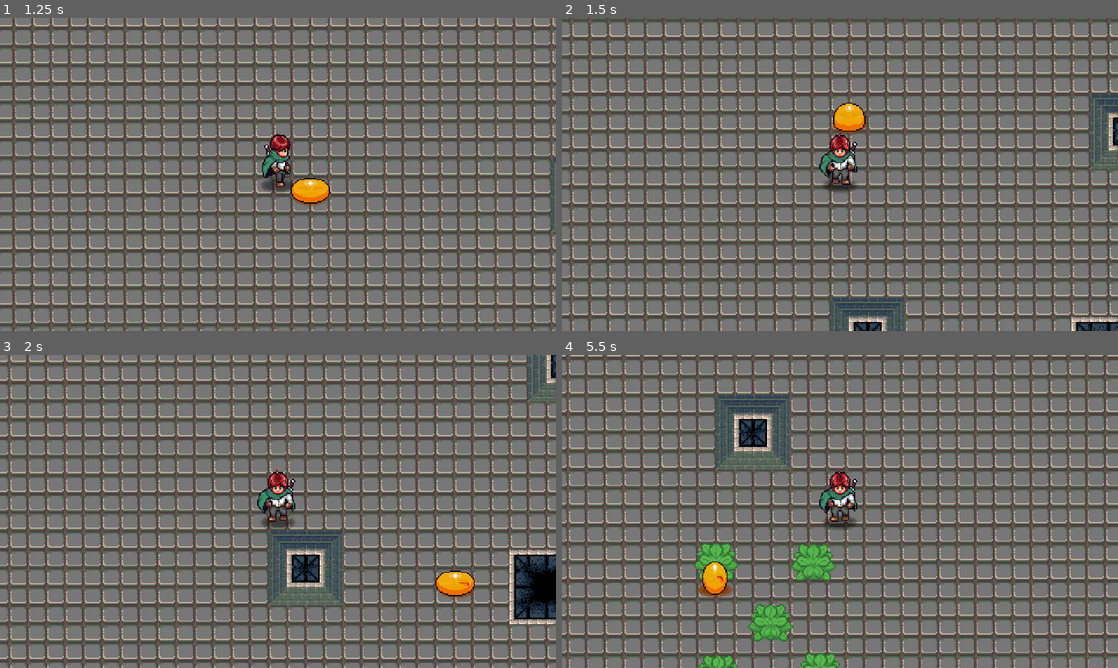
Above: before the commit, frames 1-4 (two rows, left to right).
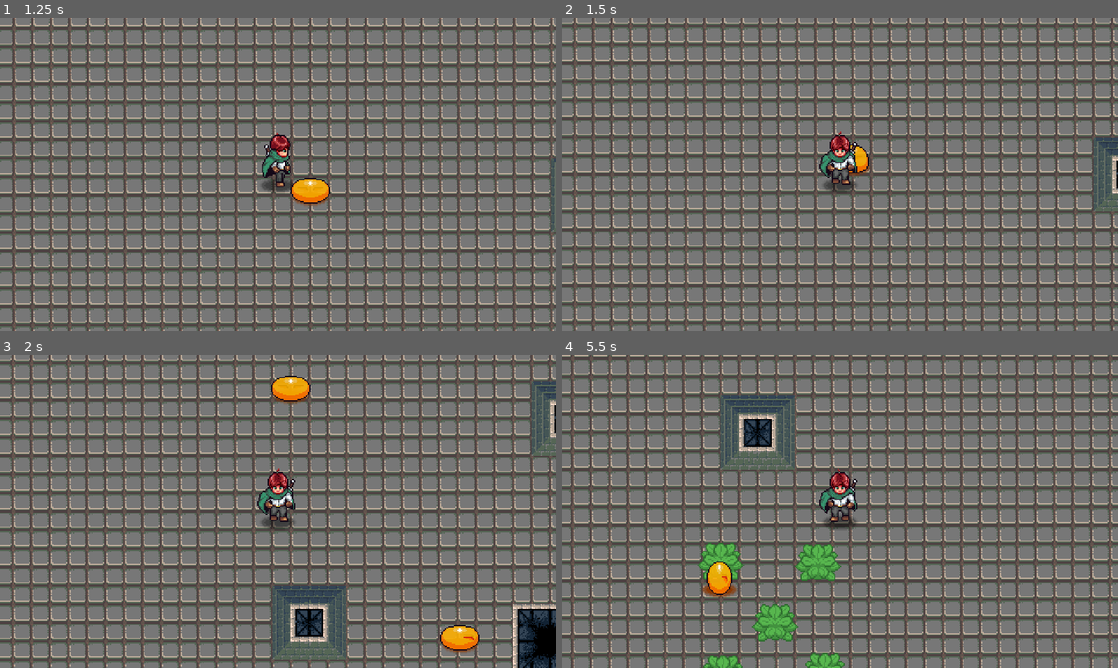
Above: after the commit, the same moments.

Repository: UltimaAngel/Video-Game-Project-1
Game: Godot game, scene res://game/scenes/game.tscn
Same seed, same stepped clock (60 frames per second), same inputs: the game is played once before the commit and once after it.
Inputs (mouse positions are in pixels of both pictures, inside the frame that each line leads up to):
- Up to frame 1 (1.25 s): move the mouse to (400, 158) at 0.52 s; press the mouse at (400, 158) at 0.53 s; hold D (right) from 0.53 s (still down)
- Up to frame 2 (1.5 s): move the mouse to (728, 190) at 1.27 s; release D (right) at 1.28 s; release the mouse at (728, 190) at 1.28 s; hold S (down) from 1.28 s (still down); tap I at 1.35 s
- Up to frame 3 (2 s): keep holding S (down)
- Up to frame 4 (5.5 s): move the mouse to (895, 442) at 2.02 s; release S (down) at 2.03 s; press the mouse at (895, 442) at 2.03 s; hold D (right) 2.03-2.78 s; move the mouse to (812, 574) at 2.77 s; release the mouse at (812, 574) at 2.78 s; hold W (up) 2.78-3.53 s; tap I at 2.85, 4.35 s; move the mouse to (1006, 558) at 3.52 s; press the mouse at (1006, 558) at 3.53 s; hold A (left) 3.53-5.03 s; move the mouse to (673, 464) at 4.27 s; release the mouse at (673, 464) at 4.28 s; move the mouse to (867, 511) at 5.02 s; press the mouse at (867, 511) at 5.03 s; hold S (down) from 5.03 s (still down)

Frame 1 is identical in both runs. In frame 2, 71% of the frame differs, in the area x 0-100%, y 0-100%; in frame 3, 52%; in frame 4, 38%.

Commit message:
Fixed missing player stun state REAL

Diff:
--- a/entities/enemies/slime/scenes/slime.tscn
+++ b/entities/enemies/slime/scenes/slime.tscn
@@ -731,14 +731,14 @@
 hit_box = NodePath("HitBox")
 state_machine = NodePath("EnemyStateMachine")
 
-[node name="HitBox" parent="." instance=ExtResource("3_v17ds")]
+[node name="HitBox" parent="." unique_id=1135316748 instance=ExtResource("3_v17ds")]
 position = Vector2(0, -5)
 
-[node name="CollisionShape2D" type="CollisionShape2D" parent="HitBox"]
+[node name="CollisionShape2D" type="CollisionShape2D" parent="HitBox" unique_id=693101512]
 position = Vector2(0, -7)
 shape = SubResource("CircleShape2D_jy1ul")
 
-[node name="Sprite2D" type="Sprite2D" parent="."]
+[node name="Sprite2D" type="Sprite2D" parent="." unique_id=1616502418]
 position = Vector2(0, -24)
 texture = ExtResource("1_2mbw8")
 hframes = 16
@@ -750,19 +750,18 @@
 position = Vector2(0, 19)
 texture = ExtResource("1_ncw7u")
 
-[node name="HurtBox" parent="." instance=ExtResource("2_jy1ul")]
+[node name="HurtBox" parent="." unique_id=341164625 instance=ExtResource("2_jy1ul")]
 position = Vector2(0, -5)
-collision_mask = 1
-
-[node name="CollisionShape2D" type="CollisionShape2D" parent="HurtBox"]
+
+[node name="CollisionShape2D" type="CollisionShape2D" parent="HurtBox" unique_id=1298171338]
 position = Vector2(0, -7)
 shape = SubResource("CircleShape2D_jy1ul")
 
-[node name="HealthComponent" parent="." instance=ExtResource("2_co1cg")]
+[node name="HealthComponent" parent="." unique_id=1880626882 instance=ExtResource("2_co1cg")]
 position = Vector2(0, -5)
 _max_health = 5.0
 
-[node name="CollisionShape2D" type="CollisionShape2D" parent="."]
+[node name="CollisionShape2D" type="CollisionShape2D" parent="." unique_id=1140413669]
 position = Vector2(0, -5)
 rotation = 1.5707964
 shape = SubResource("CapsuleShape2D_umckf")
@@ -792,7 +791,7 @@
 script = ExtResource("13_jy1ul")
 anim_name = "destroy"
 
-[node name="AudioStreamPlayer2D" type="AudioStreamPlayer2D" parent="."]
+[node name="AudioStreamPlayer2D" type="AudioStreamPlayer2D" parent="." unique_id=716930436]
 position = Vector2(0, -5)
 max_polyphony = 4
 
--- a/entities/player/scenes/player.tscn
+++ b/entities/player/scenes/player.tscn
@@ -12,6 +12,7 @@
 [ext_resource type="AudioStream" uid="uid://bihc3ics5ekta" path="res://entities/player/assets/sword_swoosh.wav" id="11_ekl84"]
 [ext_resource type="PackedScene" uid="uid://bha3le6ms846r" path="res://components/hurtboxes/hurt_box.tscn" id="11_oucfp"]
 [ext_resource type="PackedScene" uid="uid://bw04c753lmlf3" path="res://components/hitboxes/hit_box.tscn" id="11_vwfor"]
+[ext_resource type="Script" uid="uid://cqp7jsw83yljy" path="res://entities/player/scripts/state_stun.gd" id="12_vwfor"]
 [ext_resource type="AudioStream" uid="uid://beachdr1o4jr" path="res://entities/player/assets/hit_player.wav" id="13_ekl84"]
 
 [sub_resource type="CircleShape2D" id="CircleShape2D_ittr2"]
@@ -548,7 +549,7 @@
 collision_layer = 2
 
 [node name="CollisionShape2D" type="CollisionShape2D" parent="HitBox" unique_id=2140502692]
-position = Vector2(0, 17)
+position = Vector2(0, 12)
 shape = SubResource("CircleShape2D_oucfp")
 debug_color = Color(0.56197894, 0.5571533, 0.14572686, 0.41960785)
 
@@ -564,6 +565,9 @@
 [node name="Attack" type="Node" parent="StateMachine" unique_id=1228722913]
 script = ExtResource("8_2suro")
 attack_sound = ExtResource("11_ekl84")
+
+[node name="Stun" type="Node" parent="StateMachine" unique_id=862125443]
+script = ExtResource("12_vwfor")
 
 [node name="Camera2D" type="Camera2D" parent="." unique_id=1916636438]
 position = Vector2(0, -8)
Not shown: 1 places in entities/enemies/slime/scenes/slime.tscn that only renumber resources
